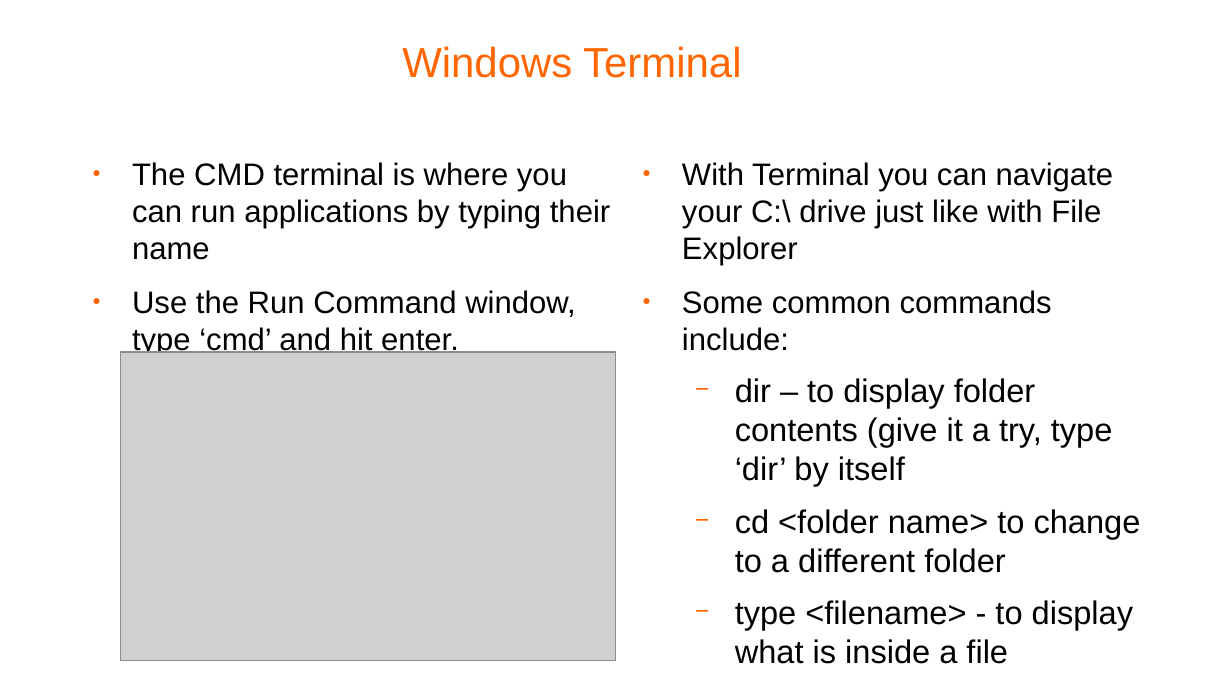
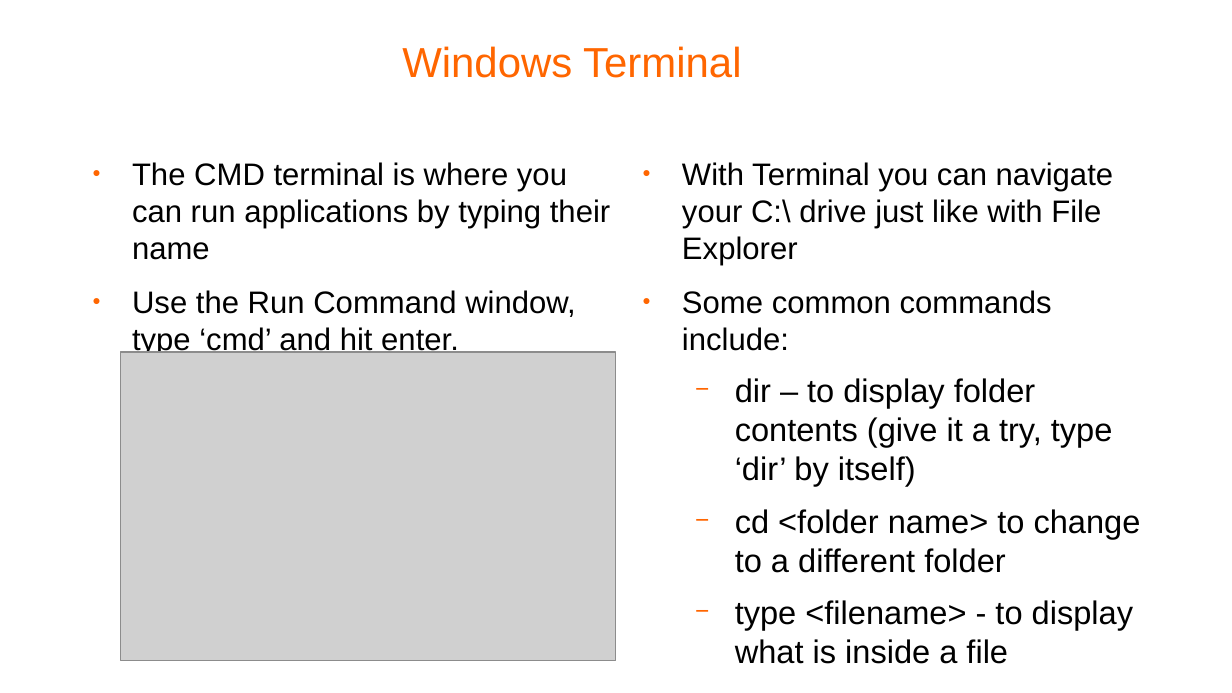
Before and after one commit to pellcorp/coding, a slide deck: slide 10 of docs/windows fundamentals.odp. Drawn at 1232x693 pixels with LibreOffice and Linux fonts; fonts in the diff are those of the drawing; grey boxes stand for pictures; background and template pictures are left out. Boxes give left, top, right and bottom in pixels: in the first picture for what was removed or moved away, otherwise in the second. Text is boxed around its words. In the diff, an @@ line names an element or a change of style, - is before the commit and + after.

```diff
--- a/docs/windows fundamentals.odp
+++ b/docs/windows fundamentals.odp
@@ text at [735, 378, 1113, 486]: text changed @@
-  − dir – to display folder contents (give it a try, type ‘dir’ by itself
+  − dir – to display folder contents (give it a try, type ‘dir’ by itself)
```
Also in this commit, not shown: 6 other slides changed, 1 other file.
